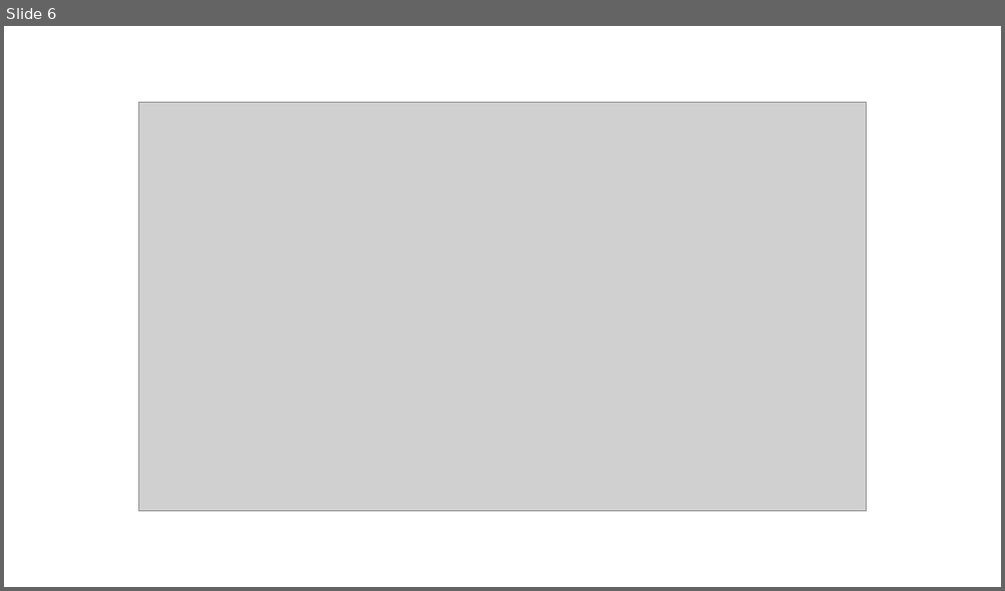
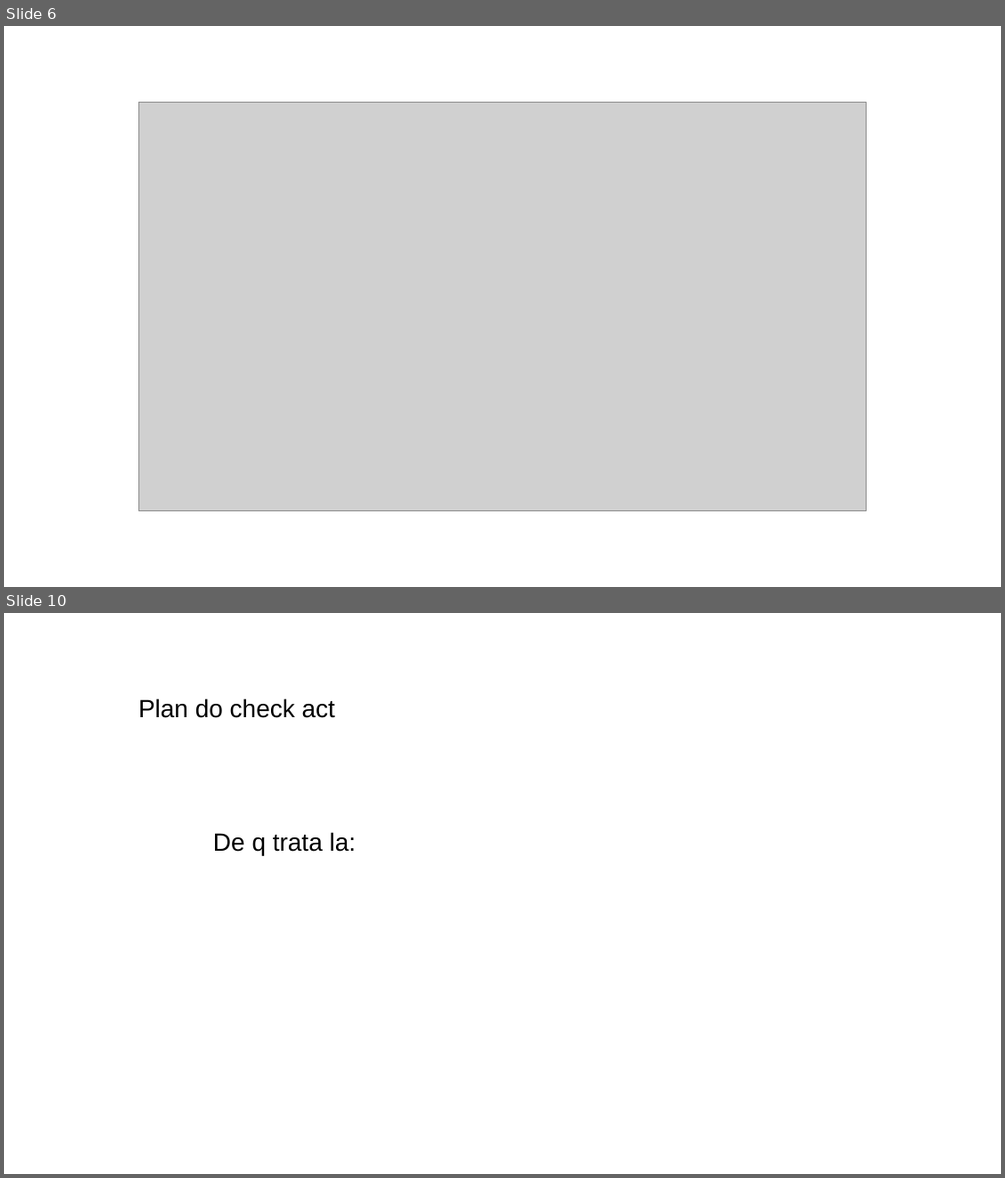
Before and after one commit to lucas-soria/facultad, a slide deck: 4° Año/1° Semestre/Seguridad informatica I/4 Teoria/Clase 2 Normas ISO.pptx. Shown one above the other, each under a label of ours: slide 6 before the commit, slides 6 and 10 after it; the slides between them are not shown. The pictures are 1005x591 and 1005x1178 pixels, drawn with LibreOffice and Linux fonts; fonts in the diff are those of the drawing; grey boxes stand for pictures; background and template pictures are left out. Boxes give left, top, right and bottom in pixels: in the first picture for what was removed or moved away, otherwise in the second. Text is boxed around its words. In the diff, an @@ line names an element or a change of style, - is before the commit and + after.

```diff
--- a/4° Año/1° Semestre/Seguridad informatica I/4 Teoria/Clase 2 Normas ISO.pptx
+++ b/4° Año/1° Semestre/Seguridad informatica I/4 Teoria/Clase 2 Normas ISO.pptx
@@ slide 10 added at [4, 613, 1001, 1174], background picture (left out) @@
@@ text added at [138, 698, 335, 718], 18 pt, text #000000 @@
+Plan do check act
@@ text added at [213, 832, 356, 855], 18 pt, text #000000 @@
+De q trata la:
```
Also in this commit, not shown: 4 slides changed, 2 other slides added, 3 slides removed, 10 other files.
